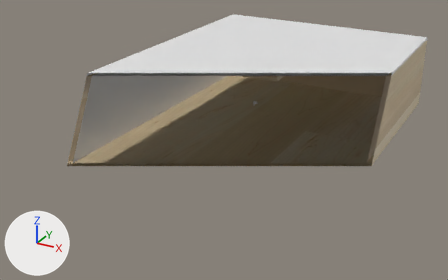
The OBJ model New_Model_v3.obj: old version first, new version second.
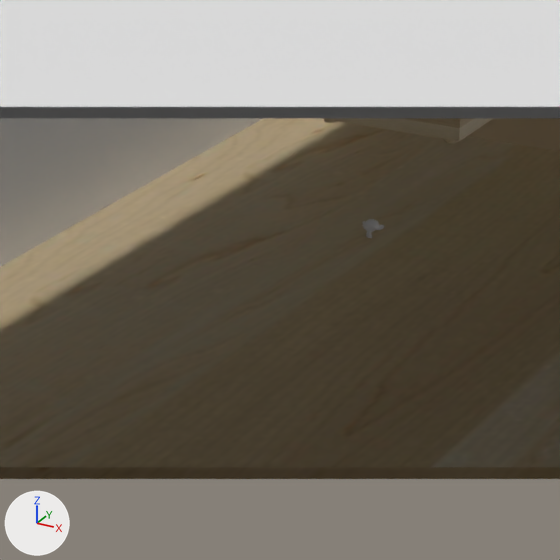
Each version is shown whole from a 50 mm lens placed at (10.27, -21.24, 10.21), pointed at (-0.76, -1.19, 0.18), then close up on the part from 36% to 67% of the width and 17% to 67% of the height. Lighting does not change. The marker at lower left points along +X, +Y and +Z. Everything nearer to the camera than a plane just in front of the edit is cut away. Where no turn or scale is listed for an object, it has been applied to the vertices.

Objects in the first close-up: 'Cube_Cube.001', 'Floor_Cube.001', 'Roof_Cube.002', 'Wall_Cube'.
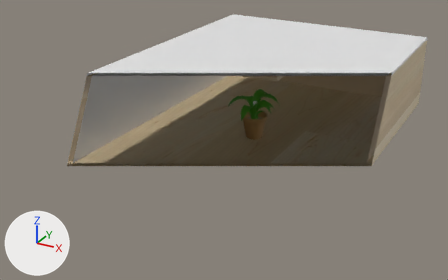
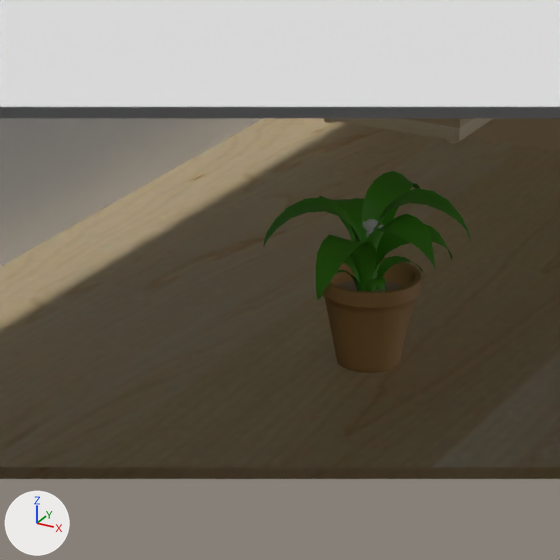
Changed parts and their boxes (x1, y1, x2, y2) in the close-ups (560 x 560 px):
```json
{"object": "leaf_Plane.010", "change": "added", "after": [264, 171, 470, 300], "on screen": "green"}
{"object": "maceta_Cylinder", "change": "added", "after": [322, 257, 422, 373], "on screen": "brown", "faces in mat_maceta (brown #b08851)": [322, 257, 422, 373], "faces in mat_tierra_maceta (brown #988672)": [338, 281, 402, 291]}
```

Scene script edits in JSON lines:
```json
{"op": "add", "block": "mat_tierra_maceta", "code": ["mat_tierra_maceta = principled_material('tierra_maceta')", "mat_tierra_maceta.base_color = (0.314, 0.237, 0.168)  # brown #988672", "mat_tierra_maceta.roughness = 0.77"]}
{"op": "add", "block": "mat_maceta", "code": ["mat_maceta = principled_material('maceta')", "mat_maceta.base_color = (0.434, 0.248, 0.0822)  # brown #b08851", "mat_maceta.roughness = 0.69"]}
{"op": "add", "block": "mat_leaf_paloagua_jpg", "code": ["mat_leaf_paloagua_jpg = principled_material('leaf_paloagua.jpg')", "mat_leaf_paloagua_jpg.base_color = (0.0714, 0.344, 0.00937)  # green #4c9e18", "mat_leaf_paloagua_jpg.roughness = 0.627"]}
{"op": "add", "block": "me_maceta_cylinder", "code": ["me_maceta_cylinder = bpy.data.meshes.new('maceta_Cylinder')", "me_maceta_cylinder.from_pydata(...)  # 738 vertices, 736 faces; spans x -0.52..0.52, y -0.52..0.52, z 0.0..0.998", "# faces by material slot: [688, 48]", "me_maceta_cylinder.materials.append(mat_maceta)  # brown #b08851", "me_maceta_cylinder.materials.append(mat_tierra_maceta)  # brown #988672"]}
{"op": "add", "block": "me_leaf_plane_010", "code": ["me_leaf_plane_010 = bpy.data.meshes.new('leaf_Plane.010')", "me_leaf_plane_010.from_pydata(...)  # 671 vertices, 506 faces; spans x -0.96..0.99, y -1.07..1.09, z 0.7..1.91", "me_leaf_plane_010.materials.append(mat_leaf_paloagua_jpg)  # its picture is missing"]}
{"op": "add", "block": "ob_maceta_cylinder", "code": ["ob_maceta_cylinder = bpy.data.objects.new('maceta_Cylinder', me_maceta_cylinder)", "ob_maceta_cylinder.location = (0.0, 0.0, 0.0)"]}
{"op": "add", "block": "ob_leaf_plane_010", "code": ["ob_leaf_plane_010 = bpy.data.objects.new('leaf_Plane.010', me_leaf_plane_010)", "ob_leaf_plane_010.location = (0.0, 0.0, 0.0)"]}
```
